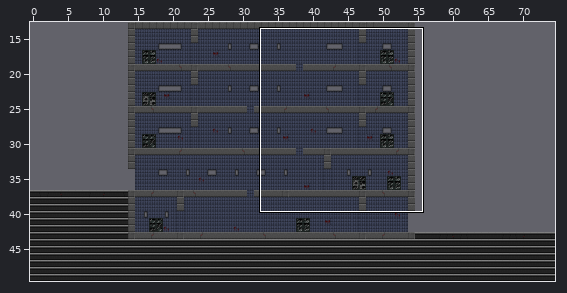
A Tiled map gets an edit: resources/tilemap/zona_hospital.tmx. The first picture is a wide view before the edit; the outline marks the close-up.
Close-up. Earlier state:
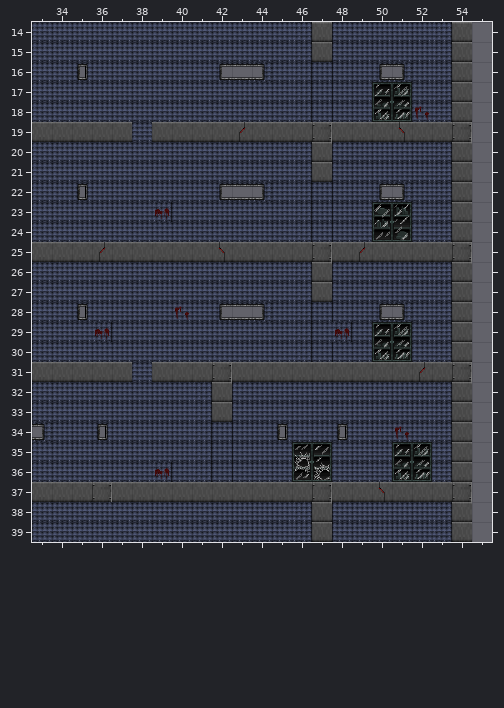
Cells are 32x32 px. Shown: x 33..55, y 14..39. The commit also changed other parts of the map, which this record leaves out.
Once edited:
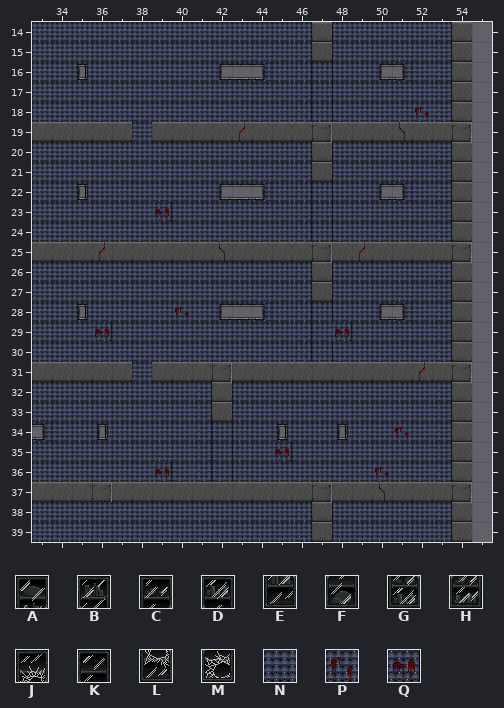
Key: from "second_template_tileset": A 8, B 9, C 10, D 11, E 12, F 13, G 14, H 15, J 16, K 17, L 20, M 21; from "template_tileset": N 14, P 15, Q 18.
_ is an empty cell.
Tiles replaced or removed in this view: A, B, C, D, E, F, G, H, J, K, L, M, N.
Changes in this commit:
Changed rows in their new state; . is an unchanged cell.
Layer "Background":
first column x 50:
17 NN
18 NN
first column x 50:
23 NN
24 NN
first column x 50:
29 NN
30 NN
first column x 45:
35 QNN...NN
36 .NN..PNN
